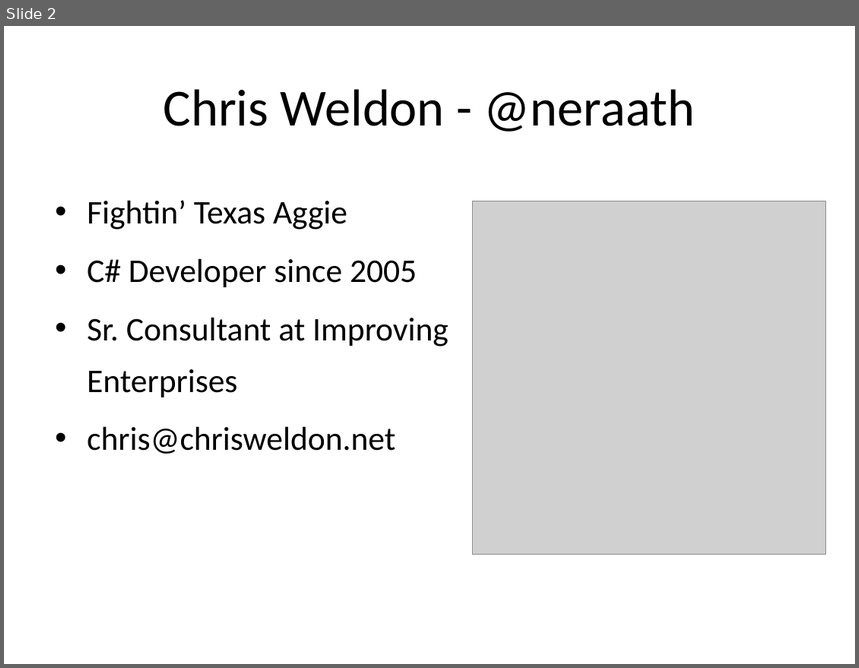
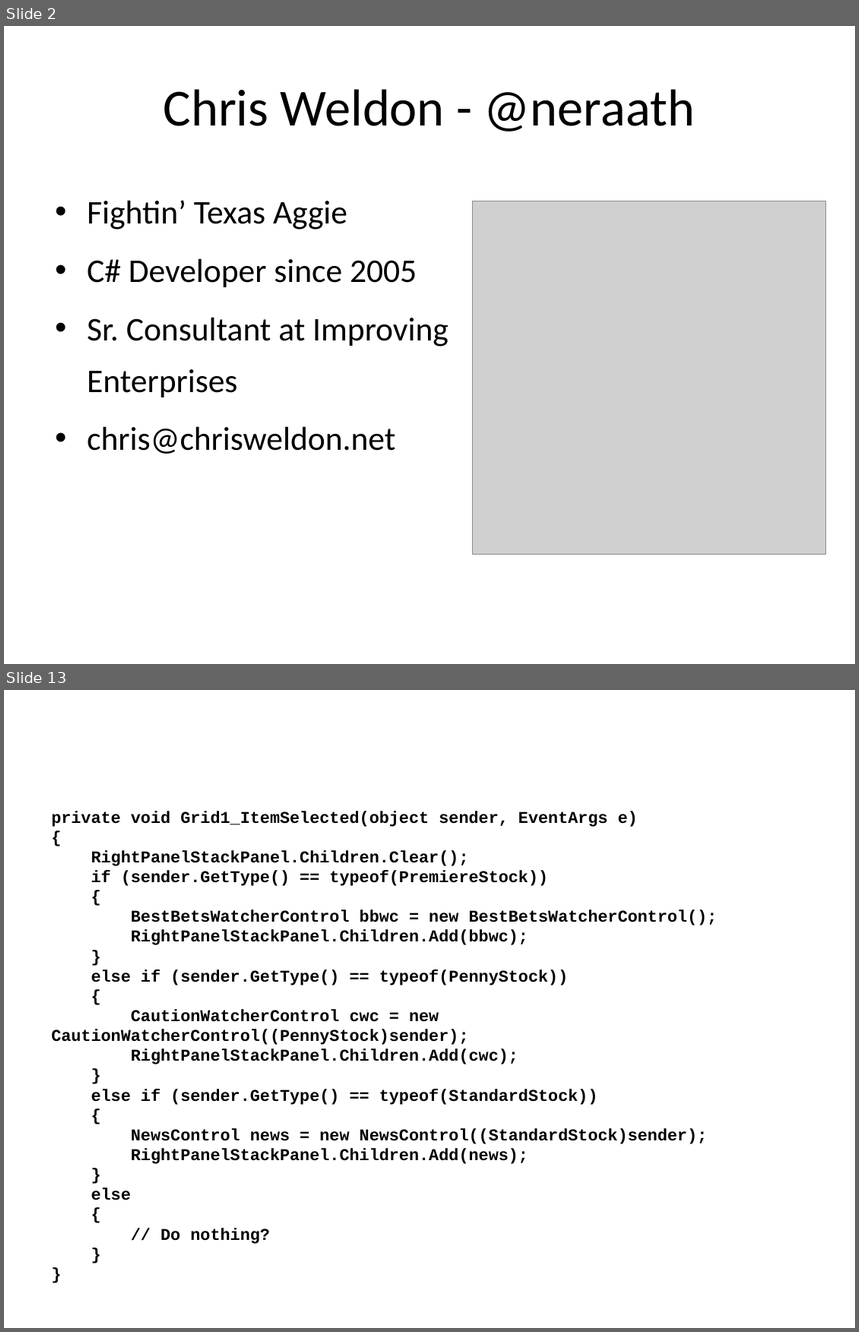
Before and after one commit to neraath/prism-talk, a slide deck: prism-talk.pptx. Shown one above the other, each under a label of ours: slide 2 before the commit, slides 2 and 13 after it; the slides between them are not shown. The pictures are 859x668 and 859x1332 pixels, drawn with LibreOffice and Linux fonts; fonts in the diff are those of the drawing; grey boxes stand for pictures. Boxes give left, top, right and bottom in pixels: in the first picture for what was removed or moved away, otherwise in the second. Text is boxed around its words. In the diff, an @@ line names an element or a change of style, - is before the commit and + after.

```diff
--- a/prism-talk.pptx
+++ b/prism-talk.pptx
@@ slide 13 added at [4, 690, 855, 1328], background #FFFFFF @@
@@ text added at [51, 811, 718, 1244], 14 pt, text #000000, bold @@
+private void Grid1_ItemSelected(object sender, EventArgs e)
+{
+RightPanelStackPanel.Children.Clear();
+if (sender.GetType() == typeof(PremiereStock))
+{
+BestBetsWatcherControl bbwc = new BestBetsWatcherControl();
+RightPanelStackPanel.Children.Add(bbwc);
+}
+else if (sender.GetType() == typeof(PennyStock))
+{
+CautionWatcherControl cwc = new CautionWatcherControl((PennyStock)sender);
+RightPanelStackPanel.Children.Add(cwc);
+}
+else if (sender.GetType() == typeof(StandardStock))
+{
+NewsControl news = new NewsControl((StandardStock)sender);
+RightPanelStackPanel.Children.Add(news);
+}
+else
+{
+// Do nothing?
+}
+}
```
Also in this commit, not shown: 1 slide changed, 41 other slides added.
